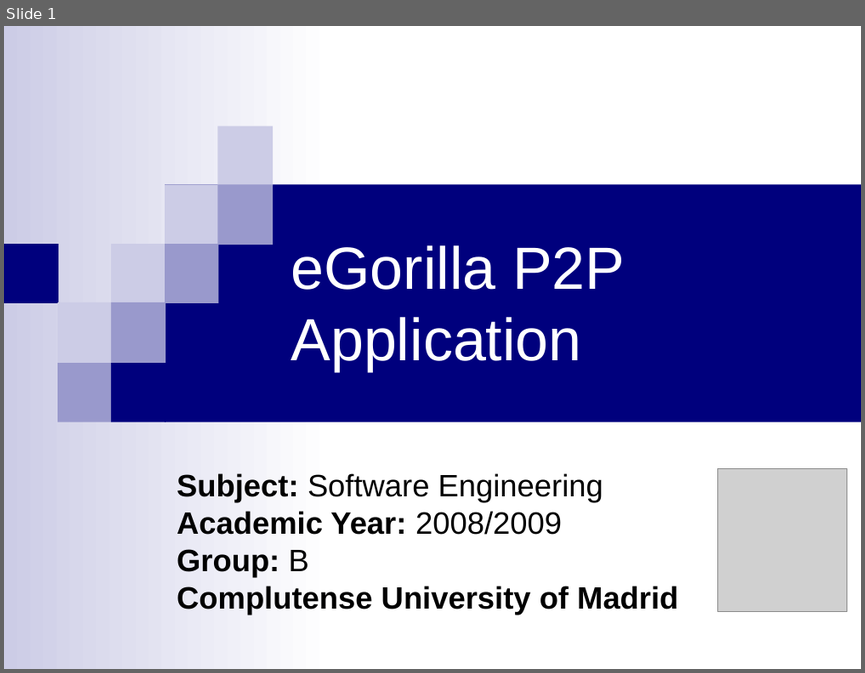
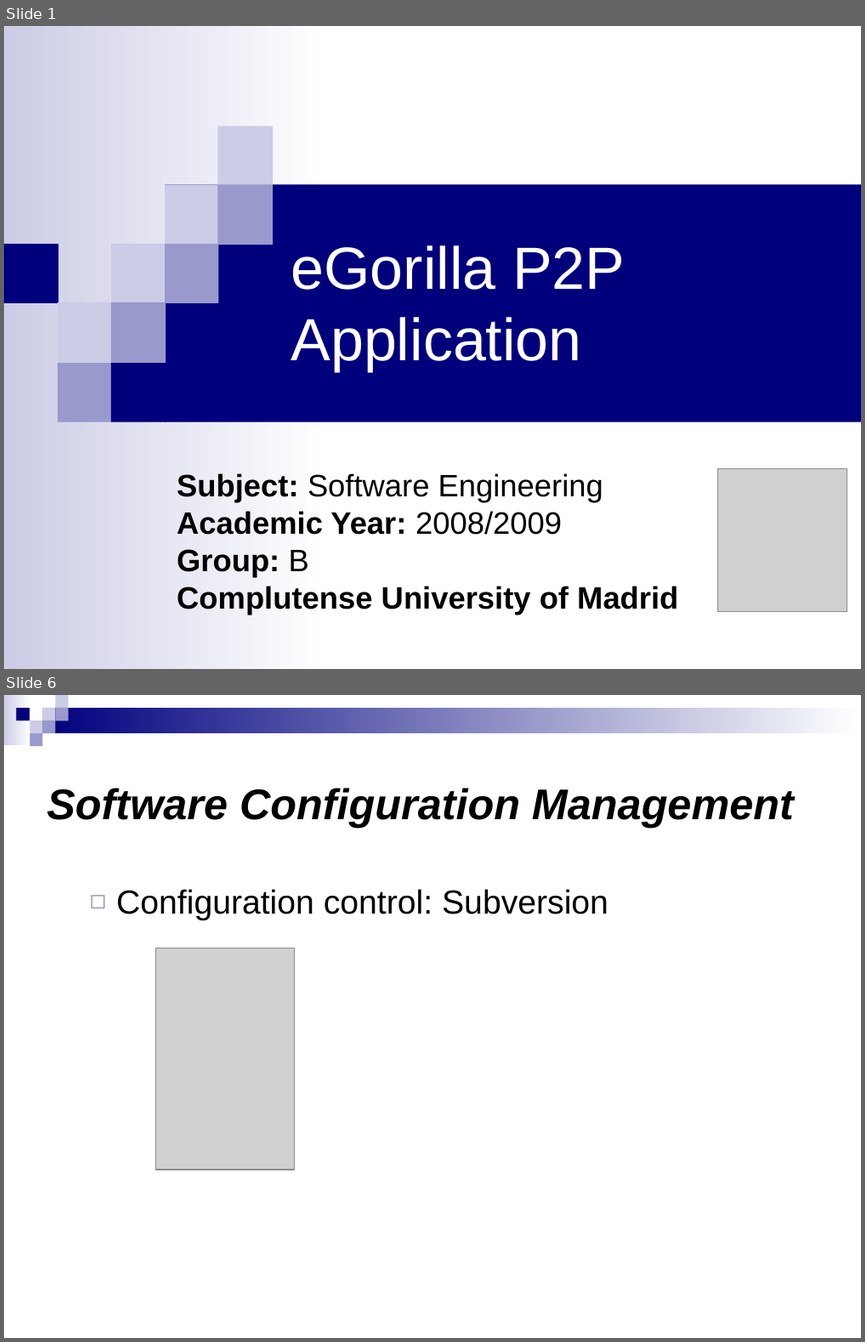
Before and after one commit to salcedonia/egorilla-software-engineering-2008-2009, a slide deck: doc/PresentacionIS.ppt. Shown one above the other, each under a label of ours: slide 1 before the commit, slides 1 and 6 after it; the slides between them are not shown. The pictures are 865x673 and 865x1342 pixels, drawn with LibreOffice and Linux fonts; fonts in the diff are those of the drawing; grey boxes stand for pictures. Boxes give left, top, right and bottom in pixels: in the first picture for what was removed or moved away, otherwise in the second. Text is boxed around its words. In the diff, an @@ line names an element or a change of style, - is before the commit and + after.

```diff
--- a/doc/PresentacionIS.ppt
+++ b/doc/PresentacionIS.ppt
@@ slide 6 added at [4,695,861,1338], background #FFFFFF @@
@@ group added at [4,695,861,746]: 9 rectangles @@
@@ title added at [46,788,794,828], 36 pt, text #000000, bold, italic @@
+Software Configuration Management
@@ text added at [116,889,608,920], 28 pt, text #000000 @@
+  ◻ Configuration control: Subversion
@@ picture added at [155,947,294,1168] @@
```
Also in this commit, not shown: 46 slides changed, 3 other slides added.
